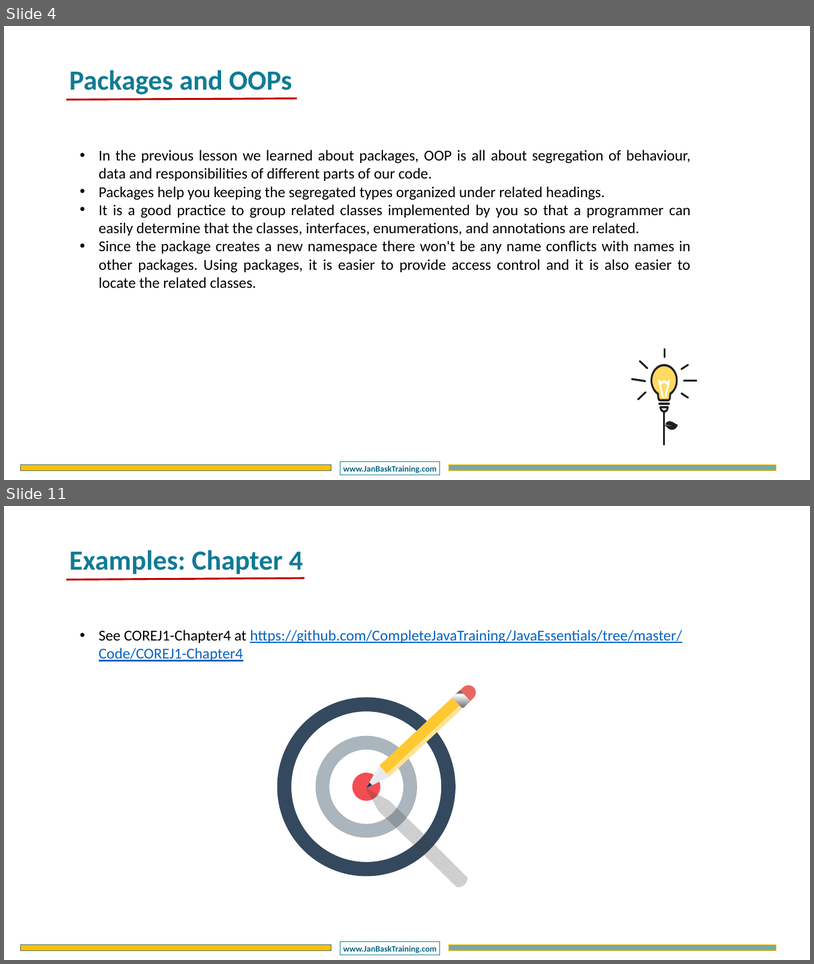
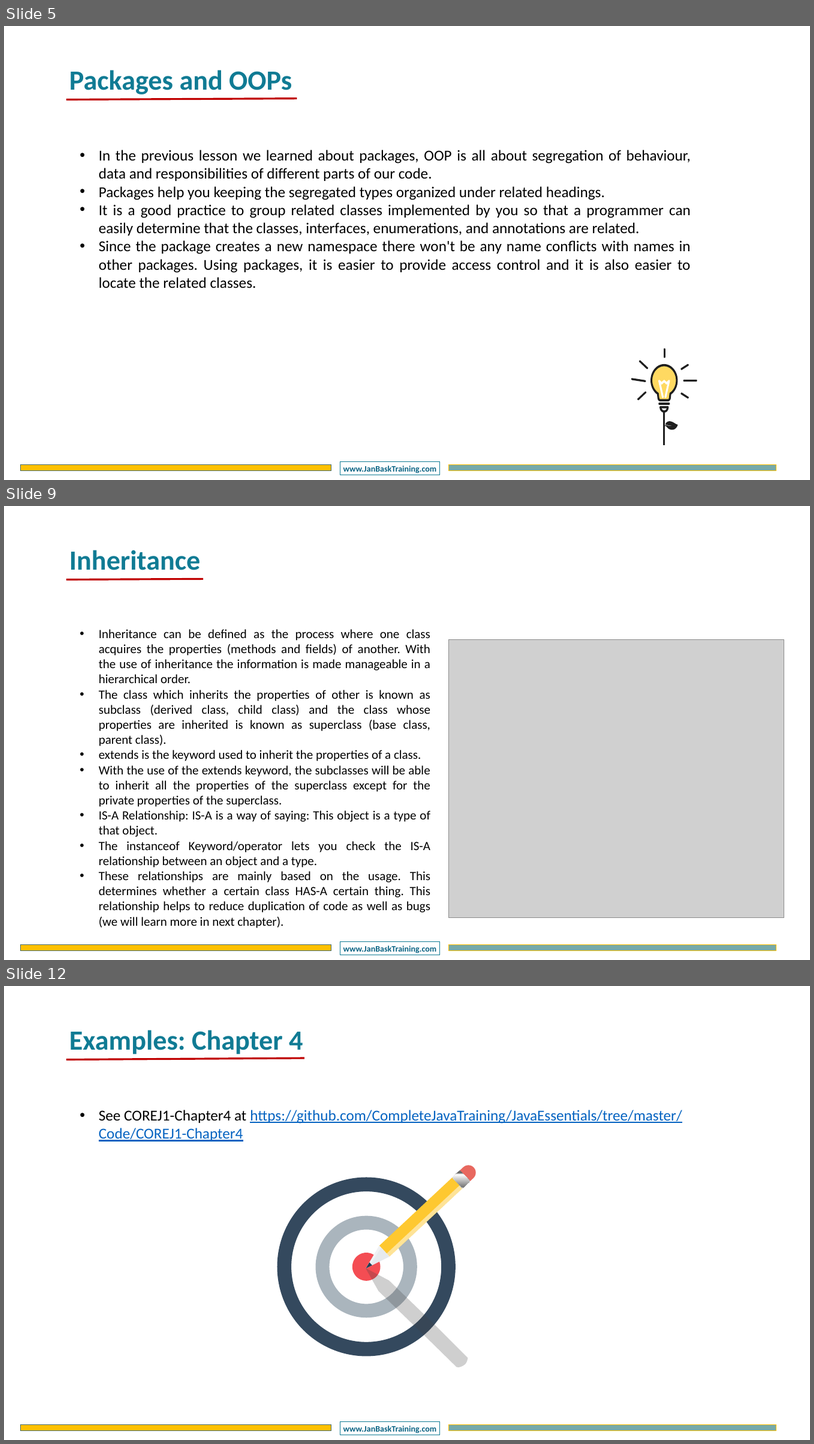
Before and after one commit to CompleteJavaTraining/JavaEssentials, a slide deck: slides/COREJ1/COREJ1 - Chapter4.pptx. Shown one above the other, each under a label of ours: slides 4 and 11 before the commit, slides 5, 9 and 12 after it; the slides between them are not shown. The pictures are 814x964 and 814x1444 pixels, drawn with LibreOffice and Linux fonts; fonts in the diff are those of the drawing; grey boxes stand for pictures; background and template pictures are left out. Boxes give left, top, right and bottom in pixels: in the first picture for what was removed or moved away, otherwise in the second. Text is boxed around its words. In the diff, an @@ line names an element or a change of style, - is before the commit and + after.

Commit message:
worked on chapter 4

```diff
--- a/slides/COREJ1/COREJ1 - Chapter4.pptx
+++ b/slides/COREJ1/COREJ1 - Chapter4.pptx
@@ slide 9 added at [4,506,810,960], background #FFFFFF; not listed: 3 template elements that a slide beside it also shows @@
@@ text added at [69,550,200,570], 66 pt, text #107B94, bold @@
+Inheritance
@@ line added from (66, 579) to (203, 579), #C00000 4.5 pt @@
@@ text added at [99,629,431,928], 30 pt, text #000000 @@
+• Inheritance can be defined as the process where one class acquires the properties (methods and fields) of another. With the use of inheritance the information is made manageable in a hierarchical order.
+• The class which inherits the properties of other is known as subclass (derived class, child class) and the class whose properties are inherited is known as superclass (base class, parent class).
+• extends is the keyword used to inherit the properties of a class.
+• With the use of the extends keyword, the subclasses will be able to inherit all the properties of the superclass except for the private properties of the superclass.
+• IS-A Relationship: IS-A is a way of saying: This object is a type of that object.
+• The instanceof Keyword/operator lets you check the IS-A relationship between an object and a type.
+• These relationships are mainly based on the usage. This determines whether a certain class HAS-A certain thing. This relationship helps to reduce duplication of code as well as bugs (we will learn more in next chapter).
@@ picture added at [449,639,784,918] @@
@@ what was slide 4 is now slide 5 @@
@@ what was slide 11 is now slide 12 @@
```
Also in this commit, not shown: 2 slides changed, 4 other slides added, 4 slides removed, 2 other files.
